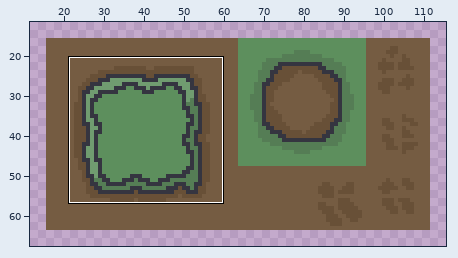
Edited in one commit: sprite sheet (sprites/tilesets/forest_path.png). Above: a wide view before the commit, with the close-up outlined.
Close-up. Earlier state:
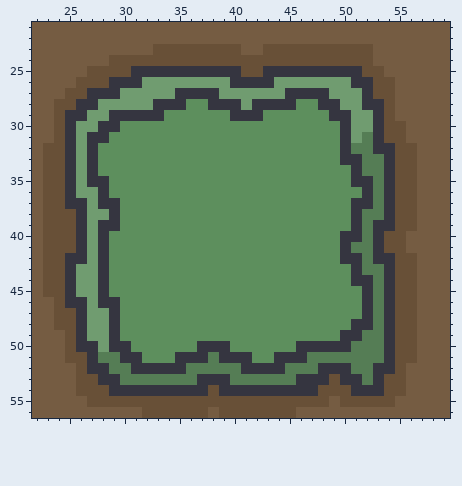
The file is 128x80 pixels. Shown: x 22..59, y 21..56. The wide view leaves out empty margins.
After the commit:
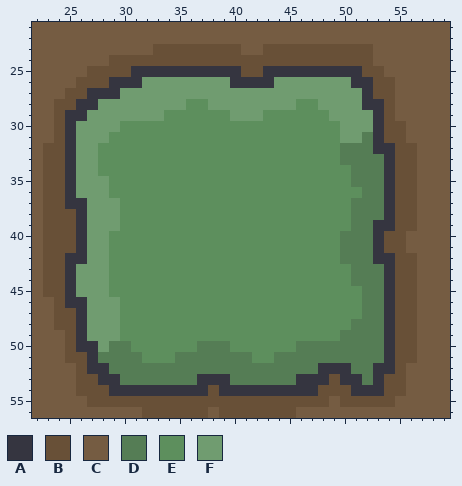
Palette (. is transparent): A #353540  B #685037  C #755c42  D #557d55  E #5d8f5d  F #709c70
What changed:
@@ x 22..59 @@
 26 CCCCBBBAAAFFFFFFFFAAAAFFFFFFFAABBCCCCC
-27 CCCBBAAAFFFFFAAAAFFFFFFAAAAFFFABBCCCCC
-28 CCBBAAFFFFFAAAEEAAAFAAAAEEAAFFAABCCCCC
-29 CCBAAFFAAAAAEEEEEEAAAEEEEEEAAFFABCCCCC
-30 CCBAFFAAEEEEEEEEEEEEEEEEEEEEAFFABBCCCC
-31 CCBAFAAEEEEEEEEEEEEEEEEEEEEEAFDABBCCCC
-32 CBBAFAEEEEEEEEEEEEEEEEEEEEEEADDAABBCCC
-33 CBBAFAEEEEEEEEEEEEEEEEEEEEEEAADDABBCCC
-34 CBBAFAEEEEEEEEEEEEEEEEEEEEEEEADDABBCCC
-35 CBBAFAAEEEEEEEEEEEEEEEEEEEEEEAADABBCCC
-36 CBBAFFAEEEEEEEEEEEEEEEEEEEEEEEADABBCCC
-37 CBBAAFAAEEEEEEEEEEEEEEEEEEEEEAADABBCCC
-38 CBBBAFFAEEEEEEEEEEEEEEEEEEEEEADDABBCCC
-39 CBBBAFAAEEEEEEEEEEEEEEEEEEEEEADAABBCCC
-40 CBBBAFAEEEEEEEEEEEEEEEEEEEEEAADABBCCCC
-41 CBBBAFAEEEEEEEEEEEEEEEEEEEEEADDABBCCCC
-42 CBBAAFAEEEEEEEEEEEEEEEEEEEEEAADAABBCCC
-43 CBBAFFAEEEEEEEEEEEEEEEEEEEEEEADDABBCCC
-44 CBBAFFAEEEEEEEEEEEEEEEEEEEEEEAADABBCCC
-45 CBBAFFAEEEEEEEEEEEEEEEEEEEEEEEADABBCCC
-46 CCBAAFAAEEEEEEEEEEEEEEEEEEEEEEADABBCCC
-47 CCBBAFFAEEEEEEEEEEEEEEEEEEEEEEADABBCCC
-48 CCBBAFFAEEEEEEEEEEEEEEEEEEEEEAADABBCCC
-49 CCCBAFFAEEEEEEEEEEEEEEEEEEEEAADDABBCCC
-50 CCCBAAFAAEEEEEEAAAEEEEEEAAAAADDDABBCCC
-51 CCCBBADDAAEEEAAADAAAEEAAADDDDDDDABBCCC
-52 CCCCBAADDAAAAADDDDDAAAADDDAAADDAABCCCC
+27 CCCBBAAAFFFFFFFFFFFFFFFFFFFFFFABBCCCCC
+28 CCBBAAFFFFFFFFEEFFFFFFFFEEFFFFAABCCCCC
+29 CCBAAFFFFFFFEEEEEEFFFEEEEEEFFFFABCCCCC
+30 CCBAFFFFEEEEEEEEEEEEEEEEEEEEFFFABBCCCC
+31 CCBAFFFEEEEEEEEEEEEEEEEEEEEEFFDABBCCCC
+32 CBBAFFEEEEEEEEEEEEEEEEEEEEEEDDDAABBCCC
+33 CBBAFFEEEEEEEEEEEEEEEEEEEEEEDDDDABBCCC
+34 CBBAFFEEEEEEEEEEEEEEEEEEEEEEEDDDABBCCC
+35 CBBAFFFEEEEEEEEEEEEEEEEEEEEEEDDDABBCCC
+36 CBBAFFFEEEEEEEEEEEEEEEEEEEEEEEDDABBCCC
+37 CBBAAFFFEEEEEEEEEEEEEEEEEEEEEDDDABBCCC
+38 CBBBAFFFEEEEEEEEEEEEEEEEEEEEEDDDABBCCC
+39 CBBBAFFFEEEEEEEEEEEEEEEEEEEEEDDAABBCCC
+40 CBBBAFFEEEEEEEEEEEEEEEEEEEEEDDDABBCCCC
+41 CBBBAFFEEEEEEEEEEEEEEEEEEEEEDDDABBCCCC
+42 CBBAAFFEEEEEEEEEEEEEEEEEEEEEDDDAABBCCC
+43 CBBAFFFEEEEEEEEEEEEEEEEEEEEEEDDDABBCCC
+44 CBBAFFFEEEEEEEEEEEEEEEEEEEEEEDDDABBCCC
+45 CBBAFFFEEEEEEEEEEEEEEEEEEEEEEEDDABBCCC
+46 CCBAAFFFEEEEEEEEEEEEEEEEEEEEEEDDABBCCC
+47 CCBBAFFFEEEEEEEEEEEEEEEEEEEEEEDDABBCCC
+48 CCBBAFFFEEEEEEEEEEEEEEEEEEEEEDDDABBCCC
+49 CCCBAFFFEEEEEEEEEEEEEEEEEEEEDDDDABBCCC
+50 CCCBAAFDDEEEEEEDDDEEEEEEDDDDDDDDABBCCC
+51 CCCBBADDDDEEEDDDDDDDEEDDDDDDDDDDABBCCC
+52 CCCCBAADDDDDDDDDDDDDDDDDDDAAADDAABCCCC
 53 CCCCBBAADDDDDDDAAADDDDDDAAABAADABBCCCC
Where, in picture pixels (left, top, right, bottom), the same in both close-ups:
changed: (87, 88, 373, 374)
